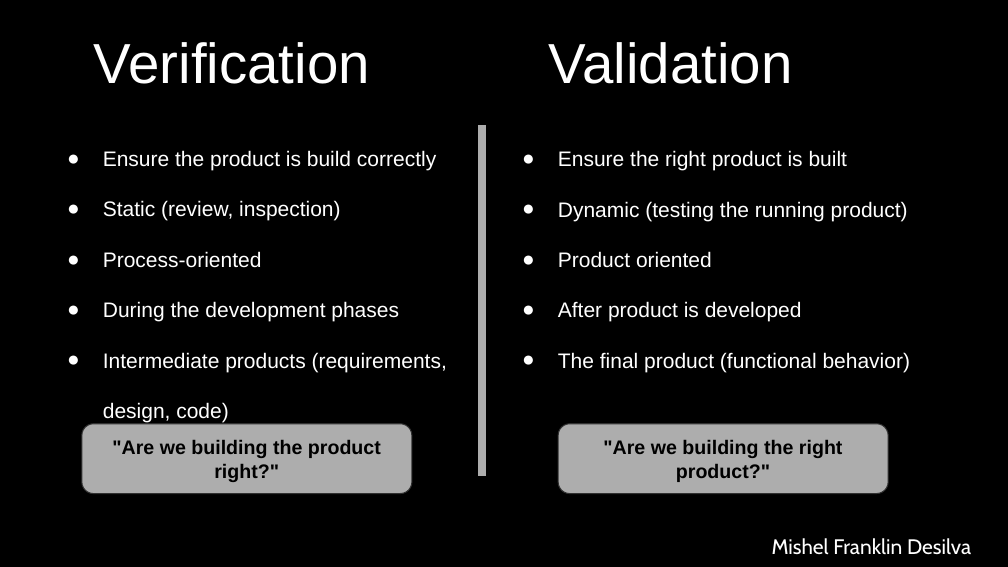
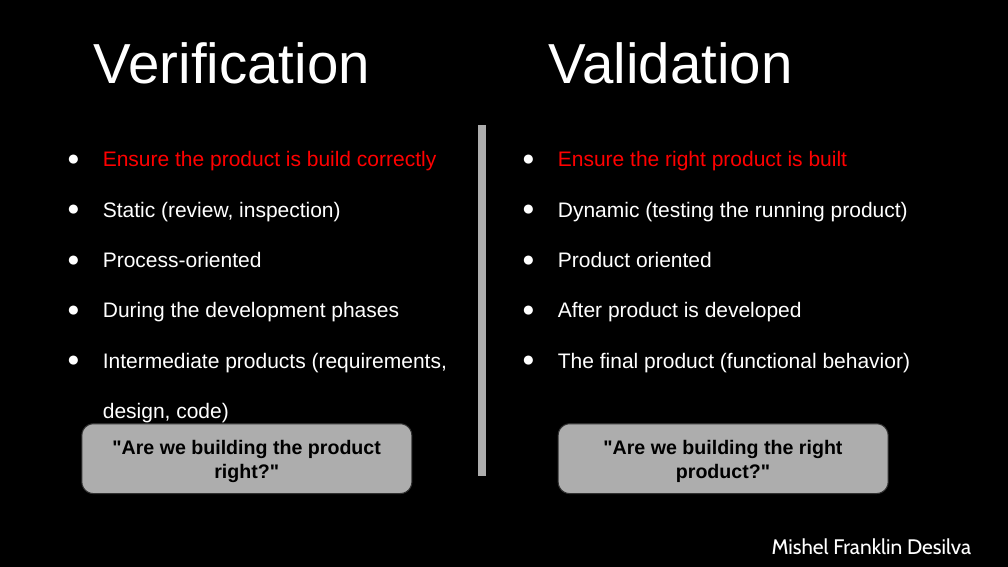
Before and after one commit to AbdullahRFA/SQA-Manual_and_Automation_Testing, a slide deck: slide 2 of Resources/Module-4/4.1 SQA_ Manual & Automated Testing - Manual Testing Fundamentals.pptx. Drawn at 1008x567 pixels with LibreOffice and Linux fonts; fonts in the diff are those of the drawing. Boxes give left, top, right and bottom in pixels: in the first picture for what was removed or moved away, otherwise in the second. Text is boxed around its words. In the diff, an @@ line names an element or a change of style, - is before the commit and + after.

```diff
--- a/Resources/Module-4/4.1 SQA_ Manual & Automated Testing - Manual Testing Fundamentals.pptx
+++ b/Resources/Module-4/4.1 SQA_ Manual & Automated Testing - Manual Testing Fundamentals.pptx
@@ text at (103, 150, 436, 171): text colour #FFFFFF to #FF0000 in "Ensure the product is build correctly" @@
@@ text at (558, 150, 847, 171): text colour #FFFFFF to #FF0000 in "Ensure the right product is built" @@
```
Also in this commit, not shown: 12 other files.
